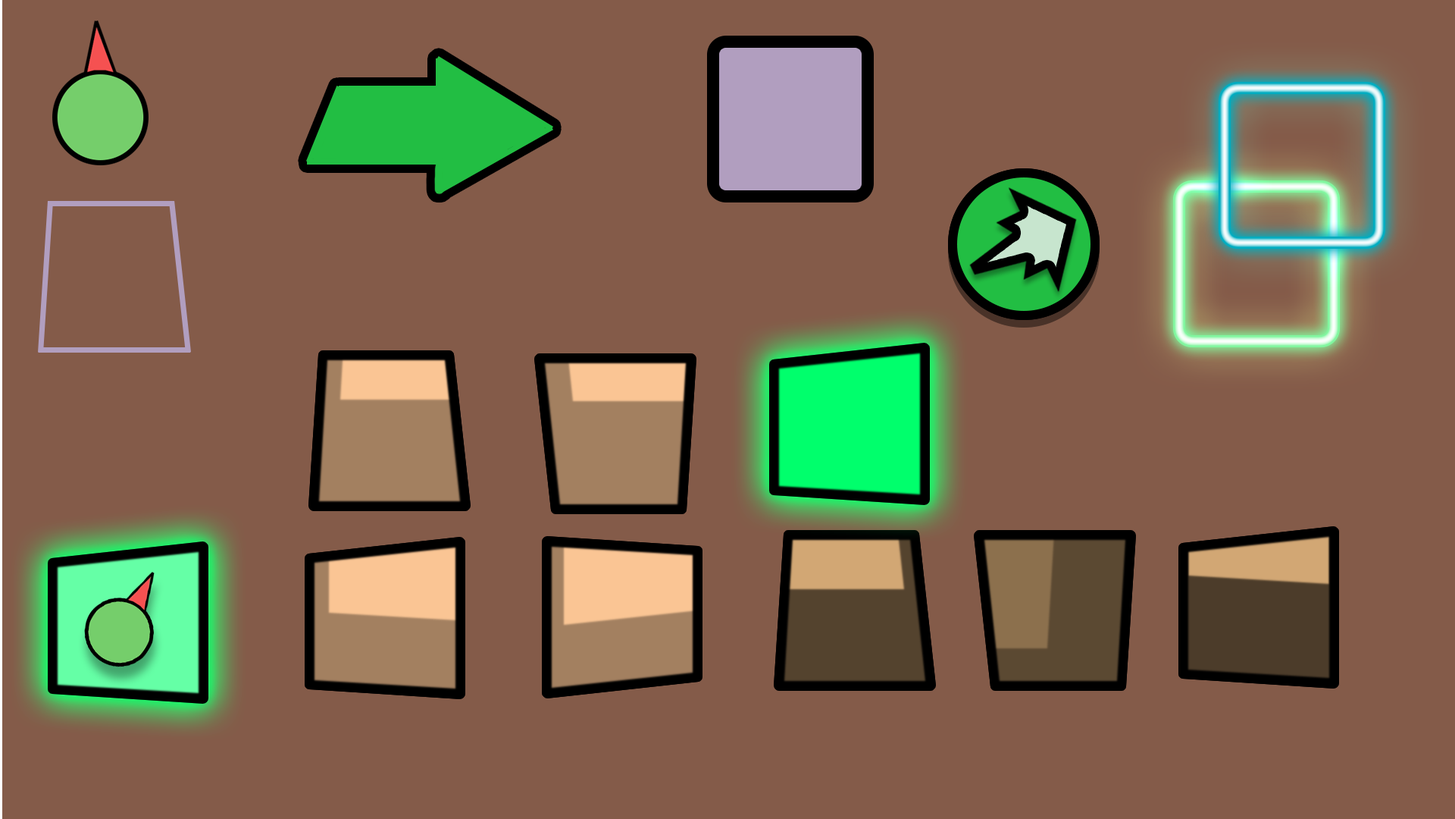
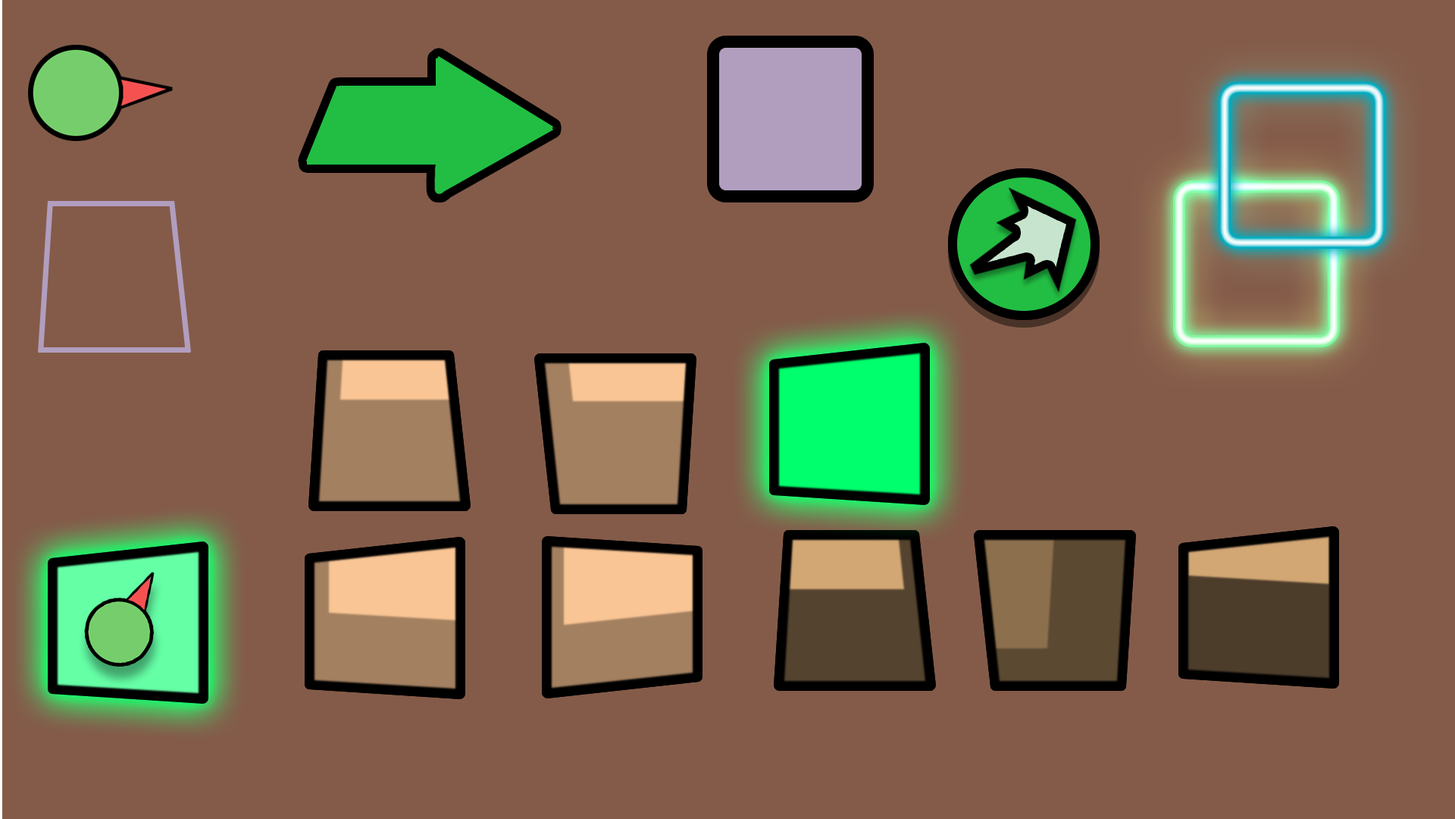
Layered file, before and after one edit (1455 x 819). Changes by layer:
painted on "Player copy" over [28, 20, 173, 166]
